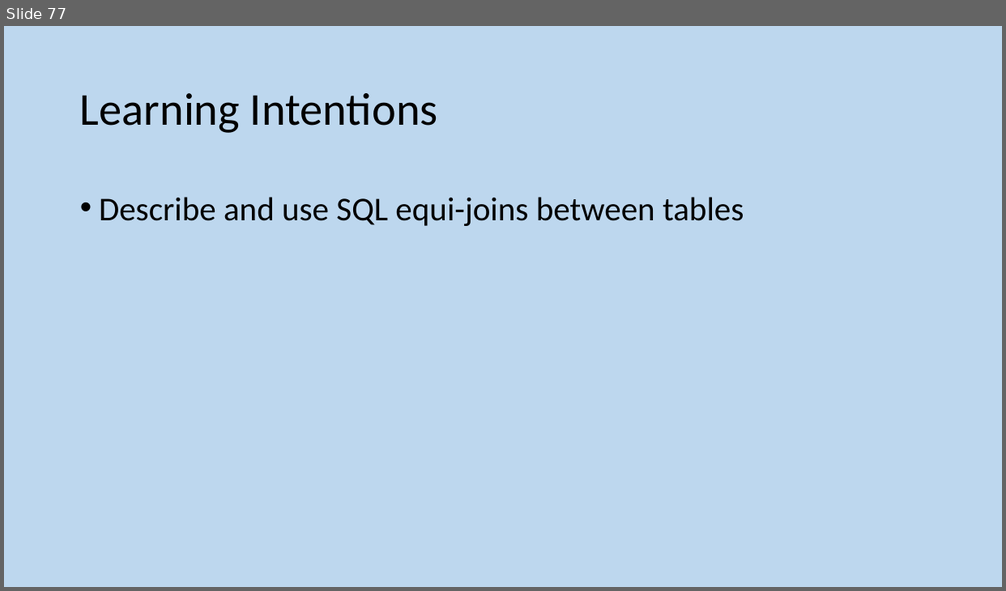
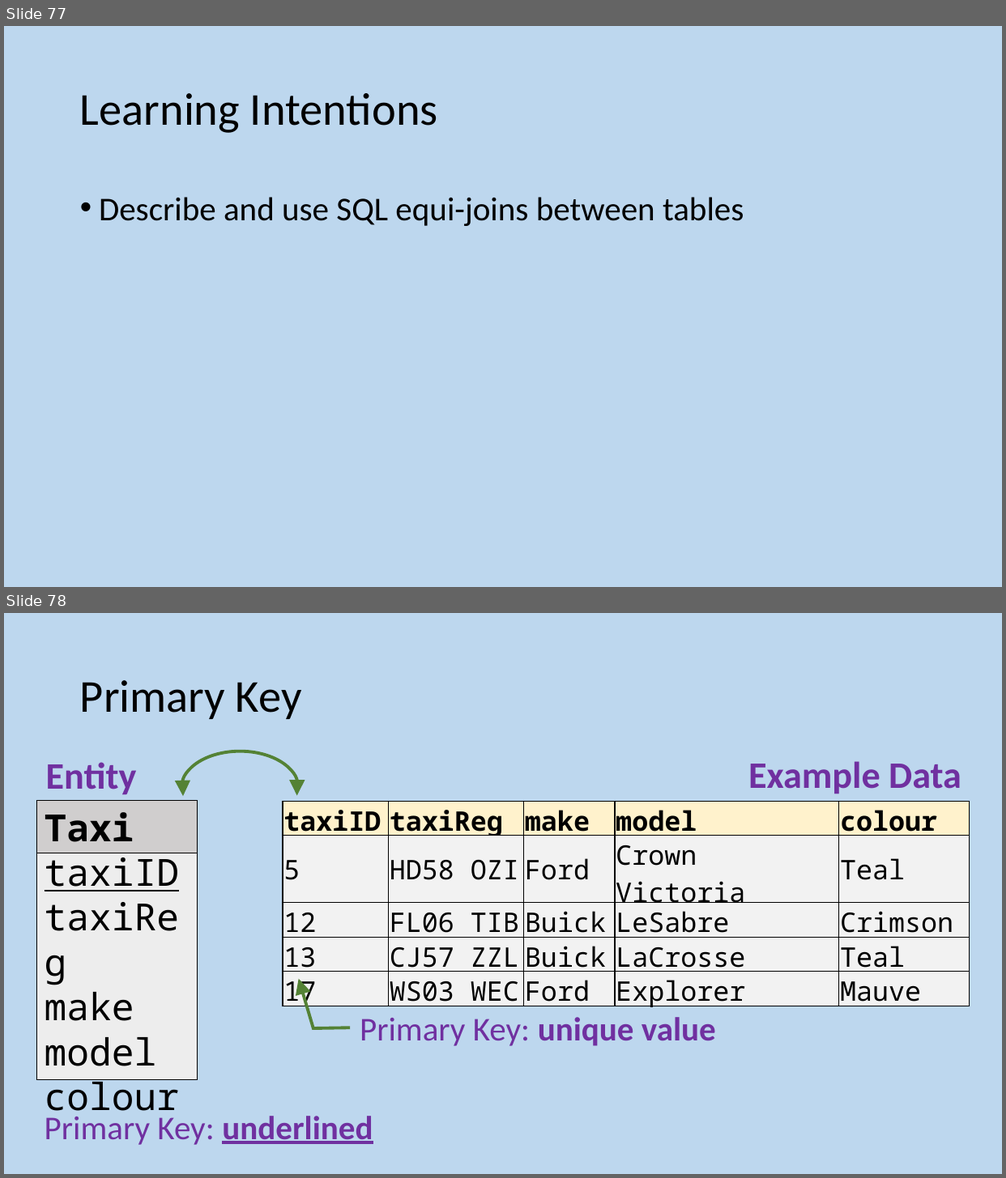
Before and after one commit to MrFriendCS/MrFriendCS.github.io, a slide deck: n5-cs/ddd/N5 CS DDD Slides.pptx. Shown one above the other, each under a label of ours: slide 77 before the commit, slides 77 and 78 after it. The pictures are 1006x591 and 1006x1178 pixels, drawn with LibreOffice and Linux fonts; fonts in the diff are those of the drawing. Boxes give left, top, right and bottom in pixels: in the first picture for what was removed or moved away, otherwise in the second. Text is boxed around its words. In the diff, an @@ line names an element or a change of style, - is before the commit and + after.

```diff
--- a/n5-cs/ddd/N5 CS DDD Slides.pptx
+++ b/n5-cs/ddd/N5 CS DDD Slides.pptx
@@ slide 78 added at [4, 613, 1002, 1174], background #BDD7EE @@
@@ title added at [80, 680, 302, 719], 44 pt, text #000000 @@
+Primary Key
@@ arc (boxed as its full ellipse) added at [181, 752, 298, 825], outline #548235 3 pt @@
@@ text added at [46, 762, 137, 795], 36 pt, text #7030A0, bold @@
+Entity
@@ text added at [748, 761, 961, 794], 36 pt, text #7030A0, bold @@
+Example Data
@@ rectangle added at [37, 800, 197, 1080], fill #EDEDED, outline #000000 0.75 pt, 36 pt, text #000000 @@
+taxiID
+taxiReg
+make
+model
+colour
@@ rectangle added at [37, 800, 197, 854], fill #D0CECE, outline #000000 0.75 pt, 36 pt, text #000000, bold @@
+Taxi
@@ table added at [283, 801, 970, 1012], 5 rows, 5 columns @@
+taxiID | taxiReg | make | model | colour
+5 | HD58 OZI | Ford | Crown Victoria | Teal
+12 | FL06 TIB | Buick | LeSabre | Crimson
+13 | CJ57 ZZL | Buick | LaCrosse | Teal
+17 | WS03 WEC | Ford | Explorer | Mauve
@@ callout added at [352, 1005, 740, 1050], outline #548235 3 pt, 32 pt, text #7030A0 @@
+Primary Key: unique value
@@ text added at [44, 1116, 373, 1145], 32 pt, text #7030A0 @@
+Primary Key: underlined
```
Also in this commit, not shown: 6 slides changed, 1 other file.
